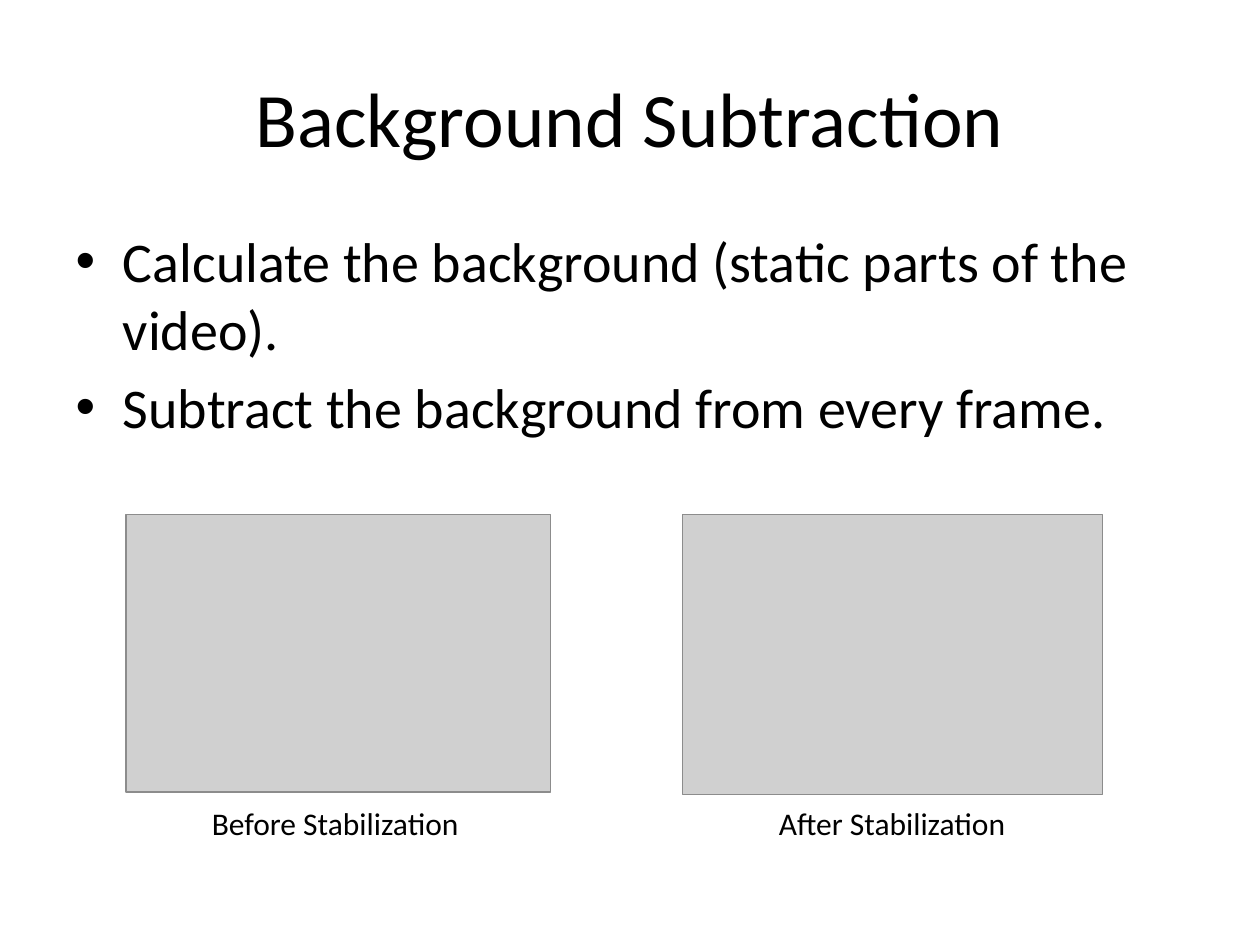
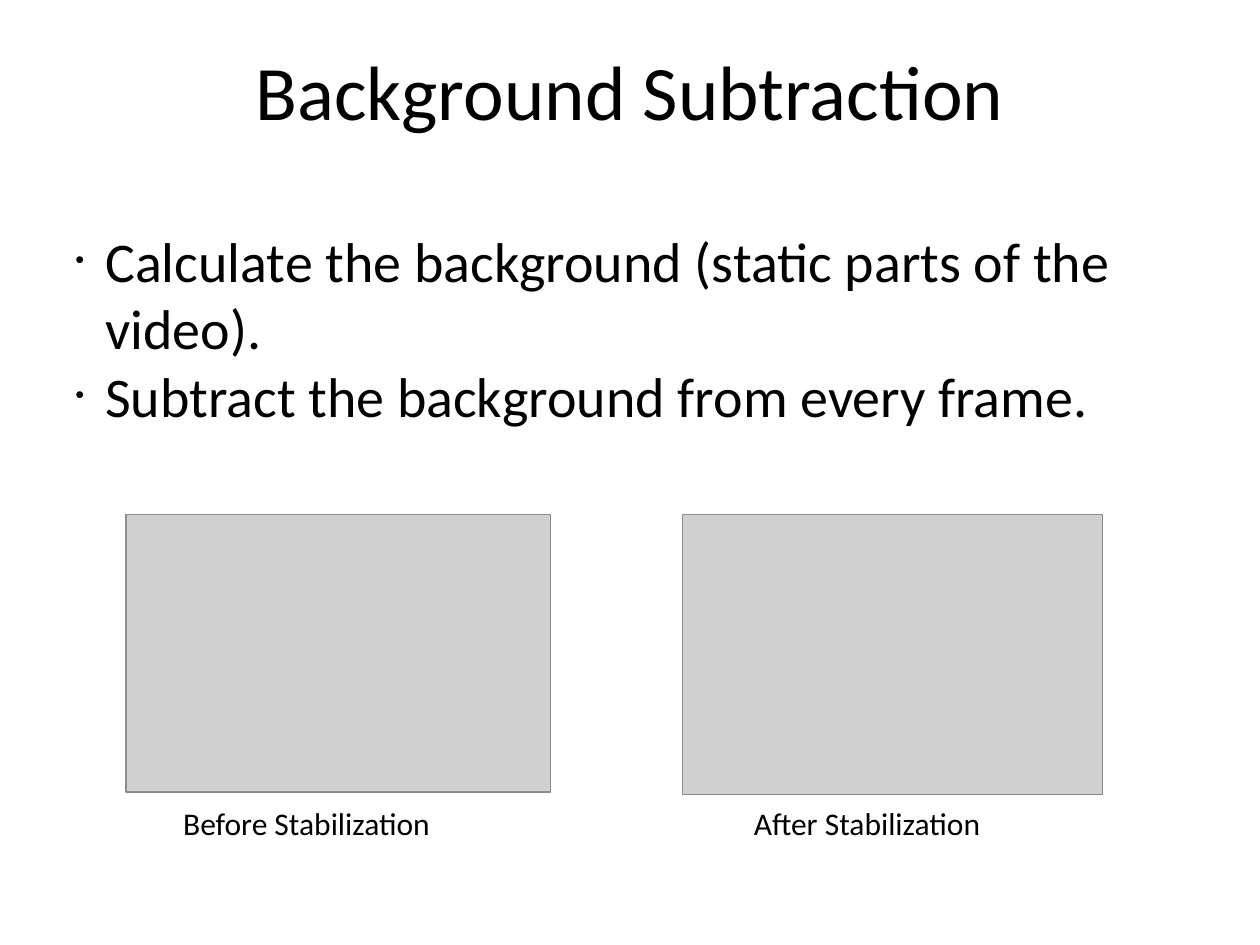
Before and after one commit to shangma/ComputerVisionFinalProject, a slide deck: slide 5 of Final Project.pptx. Drawn at 1260x945 pixels with LibreOffice and Linux fonts; fonts in the diff are those of the drawing; grey boxes stand for pictures. Boxes give left, top, right and bottom in pixels: in the first picture for what was removed or moved away, otherwise in the second. Text is boxed around its words. In the diff, an @@ line names an element or a change of style, - is before the commit and + after.

Commit message:
updated 1 slide

```diff
--- a/Final Project.pptx
+++ b/Final Project.pptx
@@ text "Background Subtraction" at [256, 66, 1003, 134]: vertical alignment middle to top @@
@@ text "Calculate the background (static parts ..." at [105, 241, 1109, 427]: indent changed; less space between paragraphs @@
@@ text "Before Stabilization": place and size @@
-text "Before Stabilization" at [212, 813, 458, 836]
+text "Before Stabilization" at [183, 813, 429, 836]
@@ text "After Stabilization": place and size @@
-text "After Stabilization" at [779, 813, 1005, 836]
+text "After Stabilization" at [754, 813, 980, 836]
```
Also in this commit, not shown: 6 other slides changed, 1 slide added, 1 slide removed, 2 other files.
